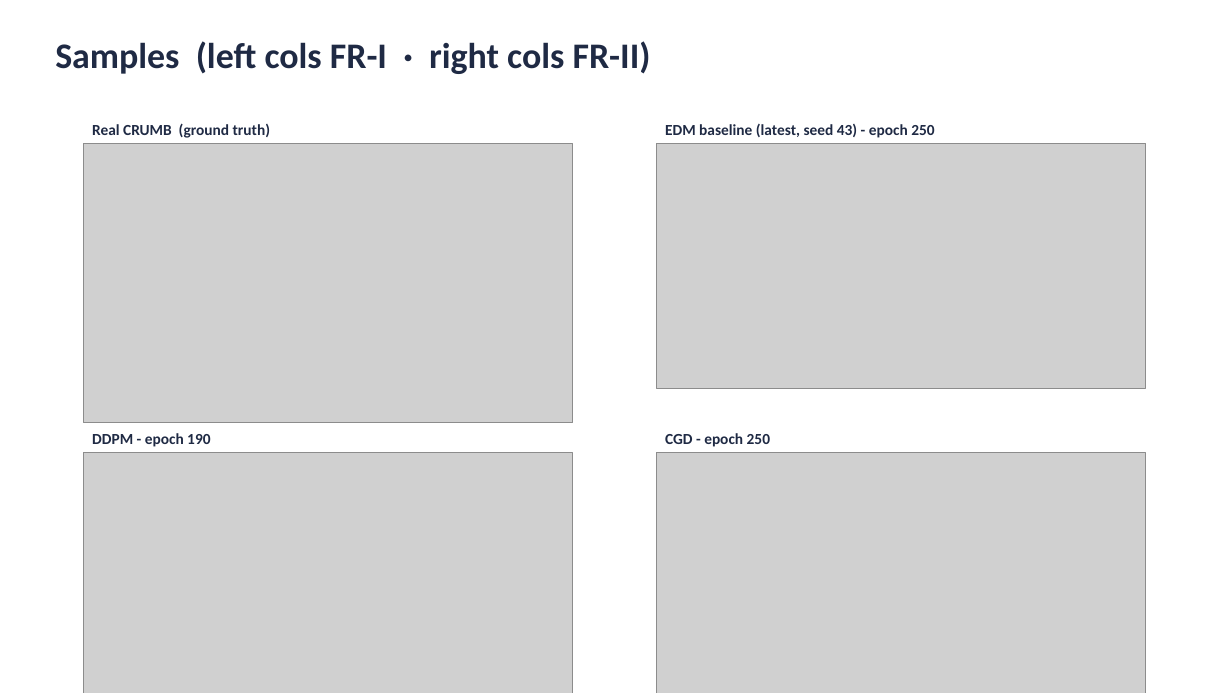
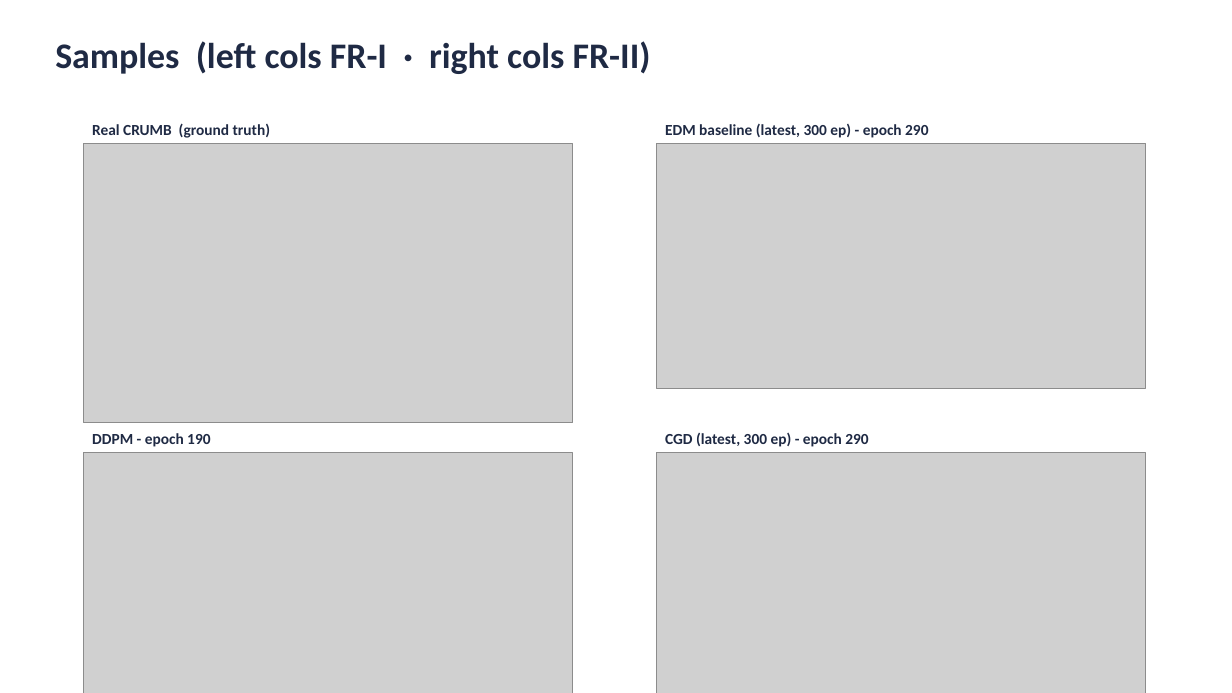
Before and after one commit to bevanslabbert/pid-radast, a slide deck: slide 11 of classifier-guided-physics-informed-diffusion/EDM_baseline_comparison.pptx. Drawn at 1232x693 pixels with LibreOffice and Linux fonts; fonts in the diff are those of the drawing; grey boxes stand for pictures. Boxes give left, top, right and bottom in pixels: in the first picture for what was removed or moved away, otherwise in the second. Text is boxed around its words. In the diff, an @@ line names an element or a change of style, - is before the commit and + after.

```diff
--- a/classifier-guided-physics-informed-diffusion/EDM_baseline_comparison.pptx
+++ b/classifier-guided-physics-informed-diffusion/EDM_baseline_comparison.pptx
@@ text at box(665, 124, 928, 138): text changed @@
-EDM baseline (latest, seed 43) - epoch 250
+EDM baseline (latest, 300 ep) - epoch 290
@@ text at box(665, 433, 868, 447): text changed @@
-CGD - epoch 250
+CGD (latest, 300 ep) - epoch 290
```
Also in this commit, not shown: 2 other slides changed, 1 slide added, 1 slide removed, 19 other files.
